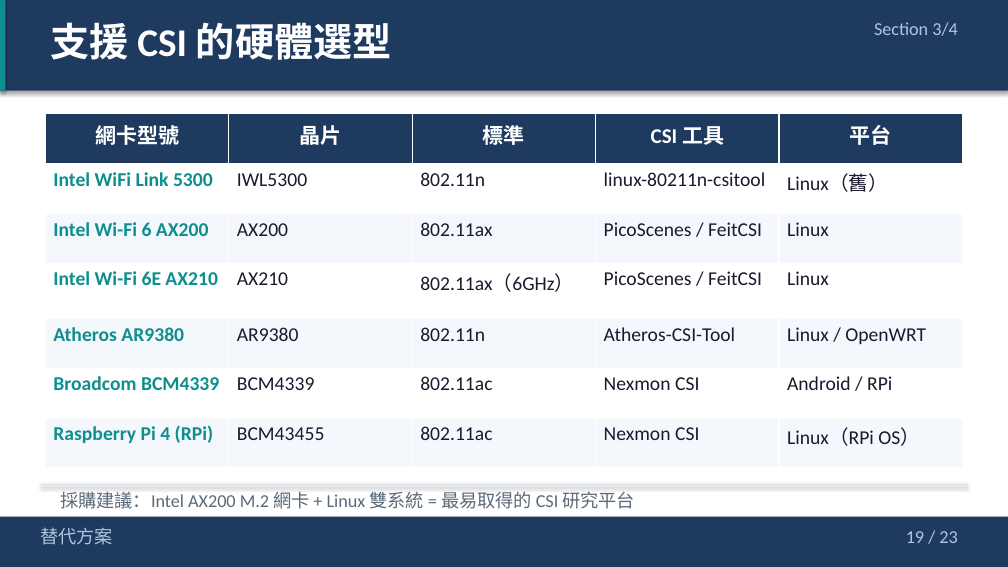
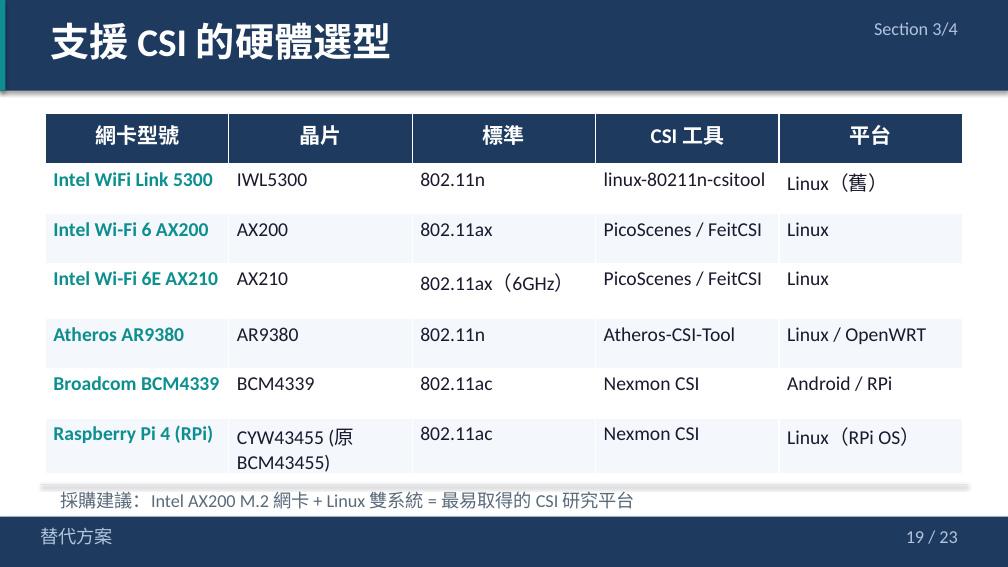
Before and after one commit to jacky92219-cell/network-ppt-project, a slide deck: slide 19 of output/network-card-csi-v5.0.pptx. Drawn at 1008x567 pixels with LibreOffice and Linux fonts; fonts in the diff are those of the drawing. Boxes give left, top, right and bottom in pixels: in the first picture for what was removed or moved away, otherwise in the second. Text is boxed around its words. In the diff, an @@ line names an element or a change of style, - is before the commit and + after.

```diff
--- a/output/network-card-csi-v5.0.pptx
+++ b/output/network-card-csi-v5.0.pptx
@@ table at <box>45,114,963,476</box> @@
-row 7, column 2: BCM43455
+row 7, column 2: CYW43455 (原BCM43455)
```
Also in this commit, not shown: 2 other slides changed, 1 other file.
